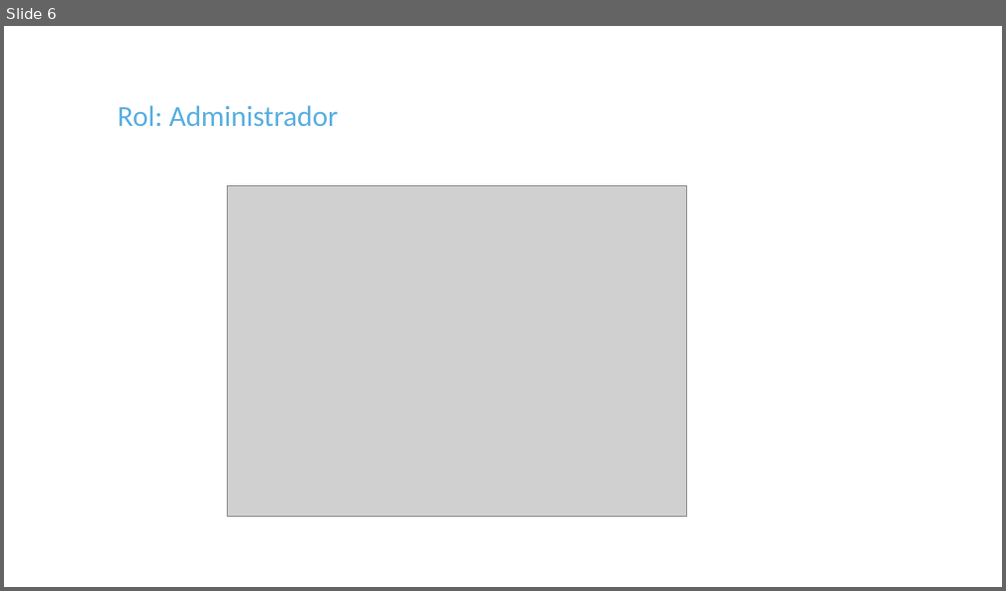
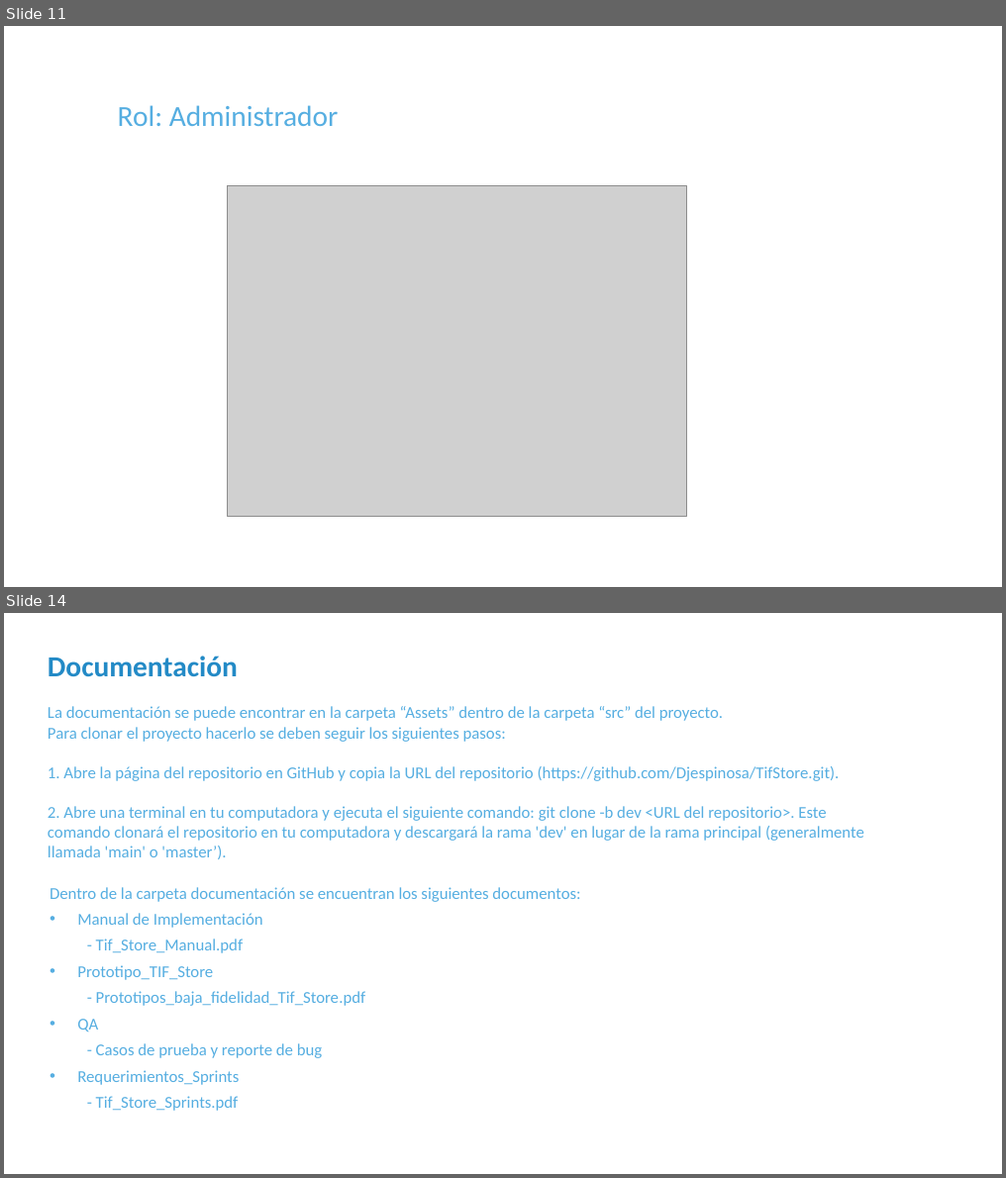
Before and after one commit to Djespinosa/TifStore, a slide deck: src/assets/Documentación/TIF_Store_presentación.pptx. Shown one above the other, each under a label of ours: slide 6 before the commit, slides 11 and 14 after it; the slides between them are not shown. The pictures are 1006x591 and 1006x1178 pixels, drawn with LibreOffice and Linux fonts; fonts in the diff are those of the drawing; grey boxes stand for pictures; background and template pictures are left out. Boxes give left, top, right and bottom in pixels: in the first picture for what was removed or moved away, otherwise in the second. Text is boxed around its words. In the diff, an @@ line names an element or a change of style, - is before the commit and + after.

Commit message:
Correcciones a documentación

```diff
--- a/src/assets/Documentación/TIF_Store_presentación.pptx
+++ b/src/assets/Documentación/TIF_Store_presentación.pptx
@@ slide 14 added at (4,613,1002,1174), background #FFFFFF @@
@@ title added at (48,656,864,860), 16 pt, text #56AEE1 @@
+Documentación
+La documentación se puede encontrar en la carpeta “Assets” dentro de la carpeta “src” del proyecto.
+Para clonar el proyecto hacerlo se deben seguir los siguientes pasos:
+1. Abre la página del repositorio en GitHub y copia la URL del repositorio (https://github.com/Djespinosa/TifStore.git).
+2. Abre una terminal en tu computadora y ejecuta el siguiente comando: git clone -b dev <URL del repositorio>. Este comando clonará el repositorio en tu computadora y descargará la rama 'dev' en lugar de la rama principal (generalmente llamada 'main' o 'master’).
@@ text added at (50,887,580,1111), 16 pt, text #56AEE1 @@
+Dentro de la carpeta documentación se encuentran los siguientes documentos:
+• Manual de Implementación
+- Tif_Store_Manual.pdf
+• Prototipo_TIF_Store
+- Prototipos_baja_fidelidad_Tif_Store.pdf
+• QA
+- Casos de prueba y reporte de bug
+• Requerimientos_Sprints
+- Tif_Store_Sprints.pdf
@@ what was slide 6 is now slide 11 @@
```
Also in this commit, not shown: 6 slides changed, 2 other slides added, 5 slides removed, 26 other files.
